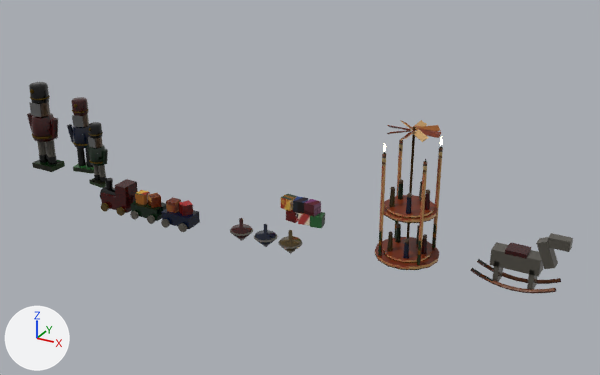
The glTF model site/public/models/prop_deco_spielzeug.glb: old version first, new version second.
Camera for both pictures: a 50 mm camera at (1.364, -2.12, 1.233) aimed at (0.17, 0.051, 0.148). Every picture has the same lights, and +X, +Y and +Z are marked at lower left. The older version comes first. Where no turn or scale is listed for an object, it has been applied to the vertices. Vertices at exactly the same position are counted once.

The scene before the commit, as lines of its bpy script (objects in view):
```python
me_prop_deco_spielzeug_static = bpy.data.meshes.new('prop_deco_spielzeug_static')
me_prop_deco_spielzeug_static.from_pydata(...)  # 2233 vertices, 4082 faces; spans x -1.03..1.03, y -0.15..0.15, z -0.19..0.19
# faces by material slot: [1464, 2522, 96]
me_prop_deco_spielzeug_static.materials.append(mat_vendor_atlas)
me_prop_deco_spielzeug_static.materials.append(mat_vendor_glaze)
me_prop_deco_spielzeug_static.materials.append(mat_flame)
me_rot_pyramid_mesh = bpy.data.meshes.new('rot_pyramid_mesh')
me_rot_pyramid_mesh.from_pydata(...)  # 472 vertices, 820 faces; spans x -0.08..0.08, y -0.08..0.08, z -0.21..0.21
# faces by material slot: [220, 600]
me_rot_pyramid_mesh.materials.append(mat_vendor_atlas)
me_rot_pyramid_mesh.materials.append(mat_vendor_glaze)
ob_prop_deco_spielzeug_static = bpy.data.objects.new('prop_deco_spielzeug_static', me_prop_deco_spielzeug_static)
ob_prop_deco_spielzeug_static.location = (0.007, -0.007, 0.192)
ob_rot_pyramid_mesh = bpy.data.objects.new('rot_pyramid_mesh', me_rot_pyramid_mesh)
ob_rot_pyramid_mesh.location = (0.55, 0.05, 0.21)
```
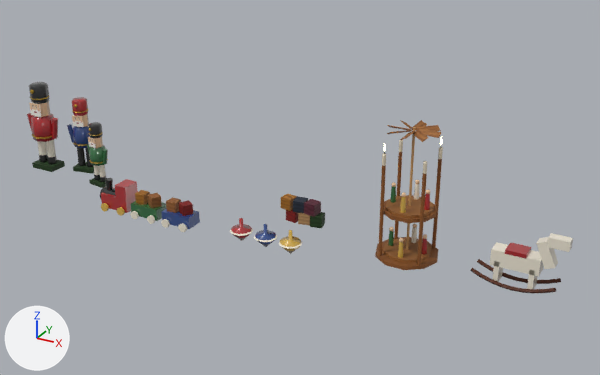
What the commit changed:
me_prop_deco_spielzeug_static is used by ob_prop_deco_spielzeug_static; location (0.007, -0.007, 0.192).
me_prop_deco_spielzeug_static had 2233 vertices, 4082 faces and spanned x -1.03..1.03, y -0.15..0.15, z -0.19..0.19.
me_prop_deco_spielzeug_static now has 1813 vertices, 3228 faces and spans x -1.03..1.03, y -0.15..0.15, z -0.19..0.19.
me_prop_deco_spielzeug_static part 1: 202 vertices moved from x -1.01..0.63, y -0.15..0.15, z -0.19..0.16 to x -1.01..0.62, y -0.15..0.15, z -0.19..0.16; 655 vertices removed from x -1.03..0.63, y -0.15..0.15, z -0.19..0.18; 251 vertices added at x -1.03..0.62, y -0.15..0.15, z -0.19..0.17.
me_prop_deco_spielzeug_static part 2: 1168 kept faces spanning x -1.03..1.03, y -0.15..0.15, z -0.19..0.16 get new texture (UV) coordinates.
Other edits to the shape of me_prop_deco_spielzeug_static do not show in these pictures.
me_rot_pyramid_mesh is used by ob_rot_pyramid_mesh; location (0.55, 0.05, 0.21).
me_rot_pyramid_mesh had 472 vertices, 820 faces and spanned x -0.08..0.08, y -0.08..0.08, z -0.21..0.21.
me_rot_pyramid_mesh now has 388 vertices, 668 faces and spans x -0.08..0.08, y -0.08..0.08, z -0.21..0.21.
me_rot_pyramid_mesh part 3: the loose piece of 12 vertices spanning x 0.008..0.026, y 0.045..0.06, z -0.19..-0.14 is moved by (-0.017, 0.003, 0.0).
me_rot_pyramid_mesh part 4: the loose piece of 12 vertices spanning x -0.054..-0.036, y 0.025..0.04, z -0.19..-0.14 is moved by (-0.011, -0.032, 0.0).
me_rot_pyramid_mesh part 5: the loose piece of 12 vertices spanning x 0.008..0.026, y -0.06..-0.045, z -0.19..-0.14 is moved by (-0.017, -0.003, 0.0).
me_rot_pyramid_mesh part 6: the loose piece of 12 vertices spanning x 0.008..0.026, y 0.045..0.06, z -0.04..0.01 is moved by (-0.017, 0.003, 0.0).
me_rot_pyramid_mesh part 7: the loose piece of 12 vertices spanning x -0.054..-0.036, y 0.025..0.04, z -0.04..0.01 is moved by (-0.011, -0.032, 0.0).
me_rot_pyramid_mesh part 8: the loose piece of 12 vertices spanning x 0.008..0.026, y -0.06..-0.045, z -0.04..0.01 is moved by (-0.017, -0.003, 0.0).
me_rot_pyramid_mesh part 9: the loose piece of 12 vertices spanning x -0.054..-0.036, y -0.04..-0.025, z -0.19..-0.14 is deleted.
me_rot_pyramid_mesh part 10: the loose piece of 12 vertices spanning x -0.054..-0.036, y -0.04..-0.025, z -0.04..0.01 is deleted.
me_rot_pyramid_mesh part 11: 11 vertices moved from x -0.068..0.068, y -0.073..0.059, z -0.198..-0.19 to x -0.061..0.061, y -0.071..0.071, z -0.198..-0.19; 13 vertices removed from x -0.068..0.047, y -0.073..0.073, z -0.198..-0.19; 5 vertices added at x -0.061..0.023, y -0.071..0.071, z -0.198..-0.19.
me_rot_pyramid_mesh part 12: 11 vertices moved from x -0.068..0.068, y -0.073..0.059, z -0.048..-0.04 to x -0.061..0.061, y -0.071..0.071, z -0.048..-0.04; 13 vertices removed from x -0.068..0.047, y -0.073..0.073, z -0.048..-0.04; 5 vertices added at x -0.061..0.023, y -0.071..0.071, z -0.048..-0.04.
me_rot_pyramid_mesh part 13: 258 kept faces spanning x -0.08..0.08, y -0.08..0.08, z -0.21..0.21 get new texture (UV) coordinates.
Other edits to the shape of me_rot_pyramid_mesh do not show in these pictures.
Object 'prop_deco_spielzeug_static' (ob_prop_deco_spielzeug_static) moves from (0.007, -0.007, 0.192) to (0.007, -0.008, 0.192).

Location of each change, [x1, y1, x2, y2] in pixels of the pictures (600 x 375 px; the box of a moved part takes in the faces that stretch with it):
'prop_deco_spielzeug_static', reshaped, moved: [27, 82, 573, 293] in both
part 1 of me_prop_deco_spielzeug_static, moved or reshaped: before [28, 82, 443, 270]; after [29, 82, 443, 270]
part 2 of me_prop_deco_spielzeug_static, surface changed: [27, 82, 573, 293] in both
part 3 of me_rot_pyramid_mesh, moved or reshaped: before [416, 229, 419, 244]; after [411, 228, 417, 243]
part 4 of me_rot_pyramid_mesh, moved or reshaped: before [395, 227, 401, 243]; after [388, 230, 394, 246]
part 5 of me_rot_pyramid_mesh, moved or reshaped: before [403, 243, 409, 259]; after [398, 242, 403, 258]
part 6 of me_rot_pyramid_mesh, moved or reshaped: before [419, 185, 422, 201]; after [414, 183, 419, 200]
part 7 of me_rot_pyramid_mesh, moved or reshaped: before [398, 184, 403, 200]; after [390, 187, 396, 203]
part 8 of me_rot_pyramid_mesh, moved or reshaped: before [406, 197, 412, 214]; after [400, 196, 406, 213]
part 9 of me_rot_pyramid_mesh, deleted: before [387, 235, 393, 251]
part 10 of me_rot_pyramid_mesh, deleted: before [389, 191, 395, 207]
part 11 of me_rot_pyramid_mesh, moved or reshaped: [383, 238, 431, 263] in both
part 12 of me_rot_pyramid_mesh, moved or reshaped: before [385, 195, 435, 218]; after [385, 195, 434, 218]
part 13 of me_rot_pyramid_mesh, surface changed: [389, 120, 441, 263] in both
